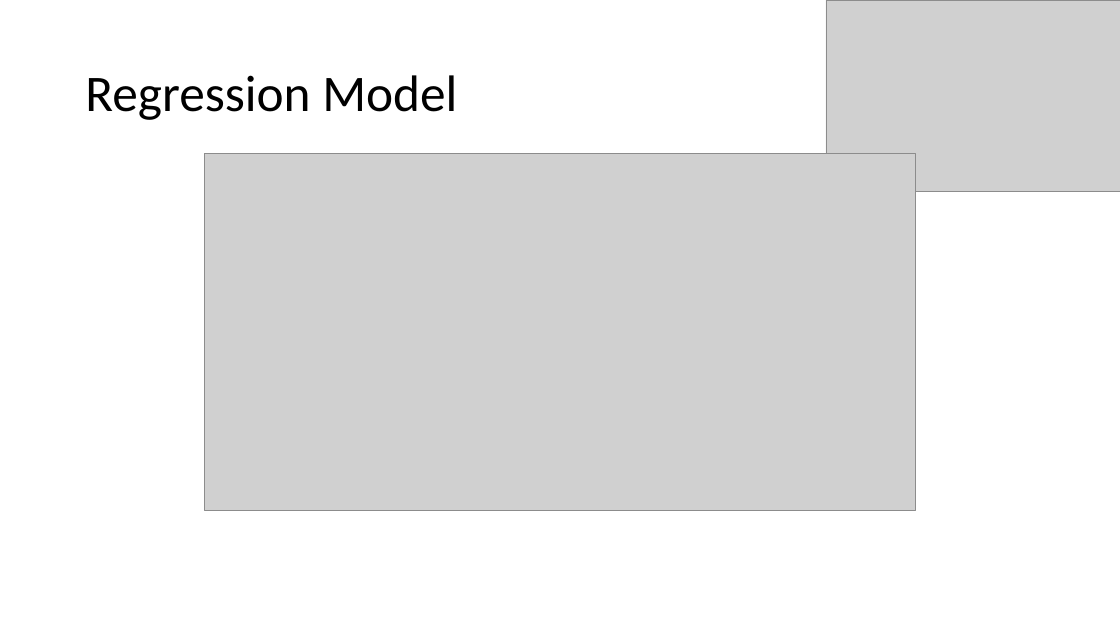
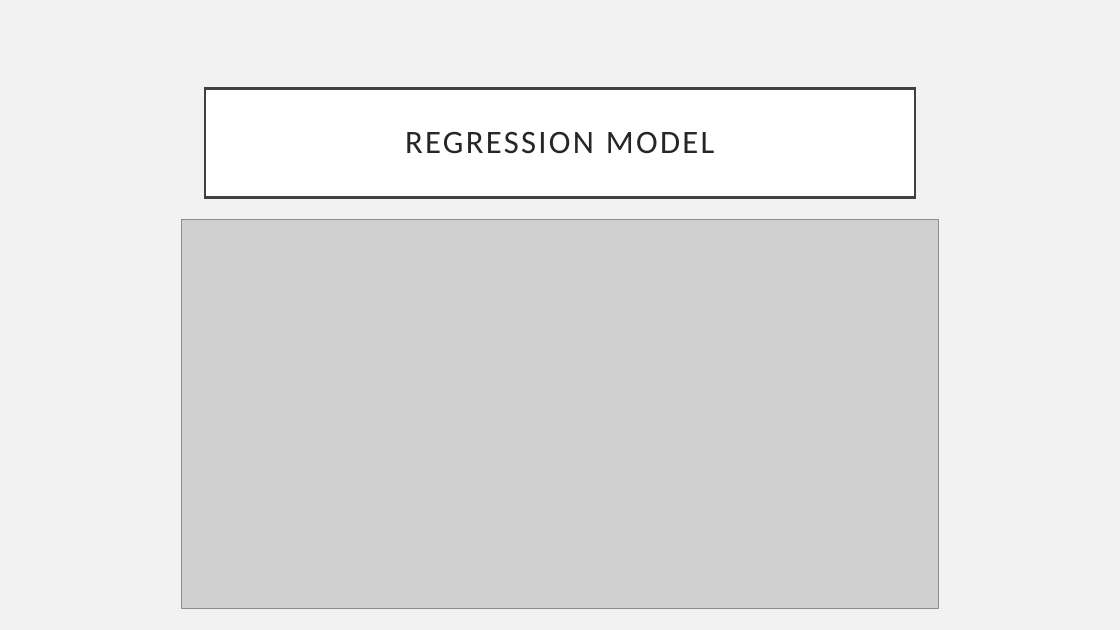
Before and after one commit to smwhikeh/HMS_520_Final_Project_TB, a slide deck: slide 17 of HMS_520_Final_Presentation_Whikehart_Naing.pptx (slide 16 before the commit). Drawn at 1120x630 pixels with LibreOffice and Linux fonts; fonts in the diff are those of the drawing; grey boxes stand for pictures. Boxes give left, top, right and bottom in pixels: in the first picture for what was removed or moved away, otherwise in the second. Text is boxed around its words. In the diff, an @@ line names an element or a change of style, - is before the commit and + after.

```diff
--- a/HMS_520_Final_Presentation_Whikehart_Naing.pptx
+++ b/HMS_520_Final_Presentation_Whikehart_Naing.pptx
@@ background #FFFFFF to #F2F2F2 @@
@@ picture removed at bbox=[826, 0, 1120, 192] @@
@@ title "REGRESSION MODEL": place and size @@
-title "REGRESSION MODEL" at bbox=[85, 75, 457, 120]
+title "REGRESSION MODEL" at bbox=[205, 88, 915, 197]
@@ title "REGRESSION MODEL" at bbox=[205, 88, 915, 197]: fill none to #FFFFFF; outline none to #404040 2.5 pt @@
@@ title at bbox=[405, 132, 714, 154]: text changed; size 44 to 28 pt; text colour #000000 to #262626 @@
-Regression Model
+REGRESSION MODEL
@@ picture: place and size @@
-picture at bbox=[205, 154, 916, 511]
+picture at bbox=[181, 219, 939, 609]
```
Also in this commit, not shown: 16 other slides changed, 2 slides added, 1 slide removed, 5 other files.
